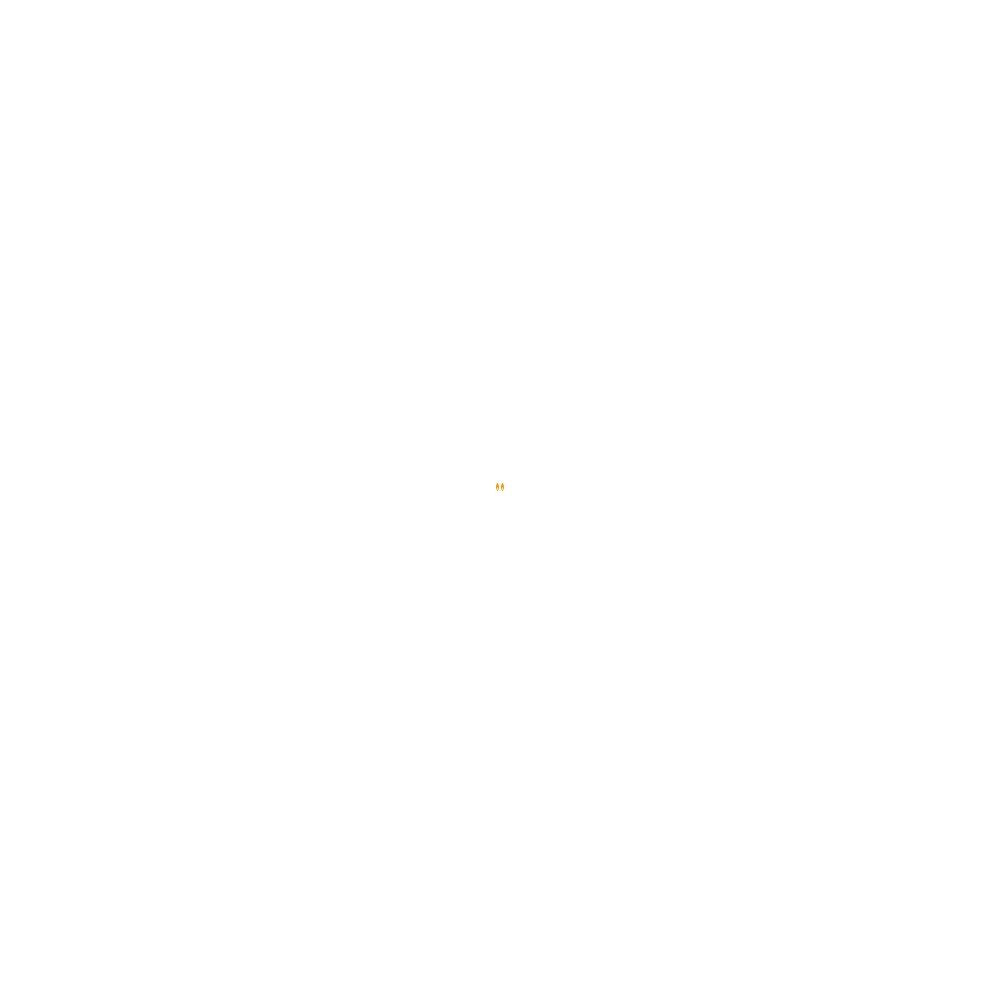
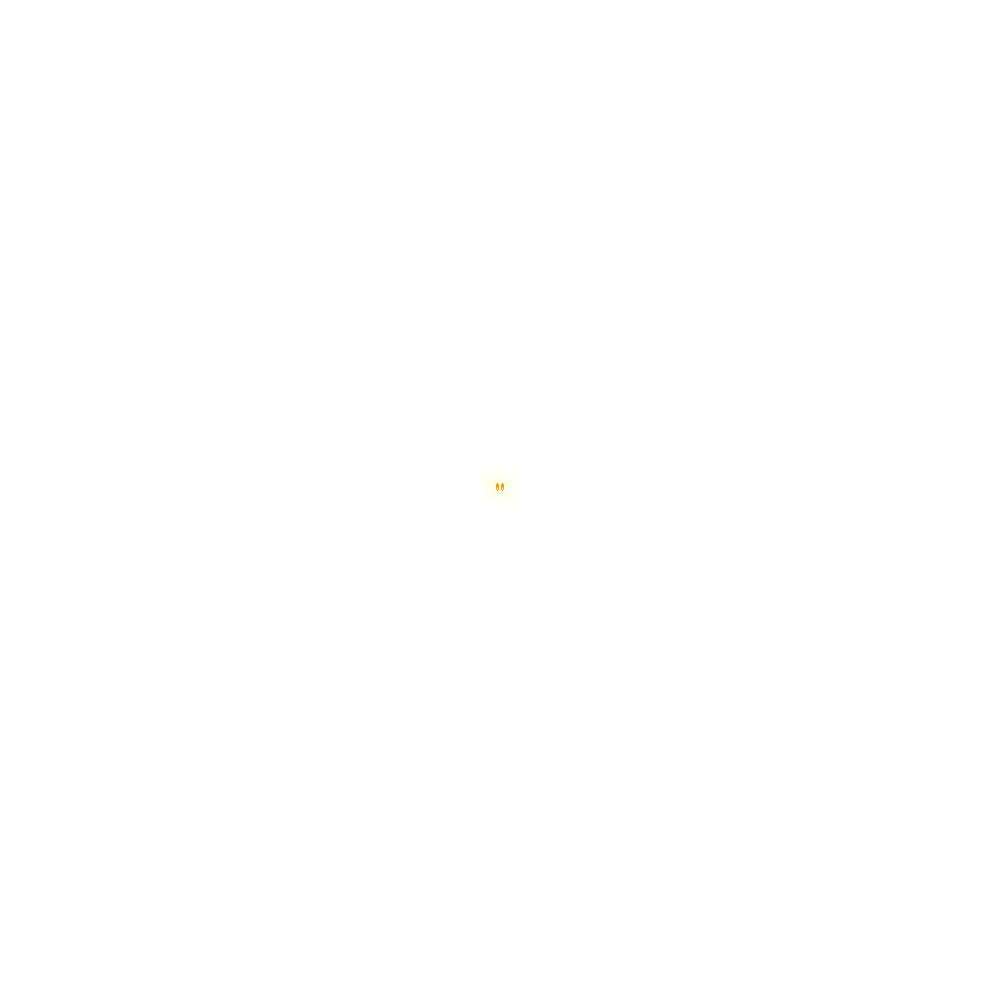
Two versions of the same layered image (1000x1000). Layer-by-layer changes:
pixels changed over [left=479, top=466, right=520, bottom=508] (layer not identified)
